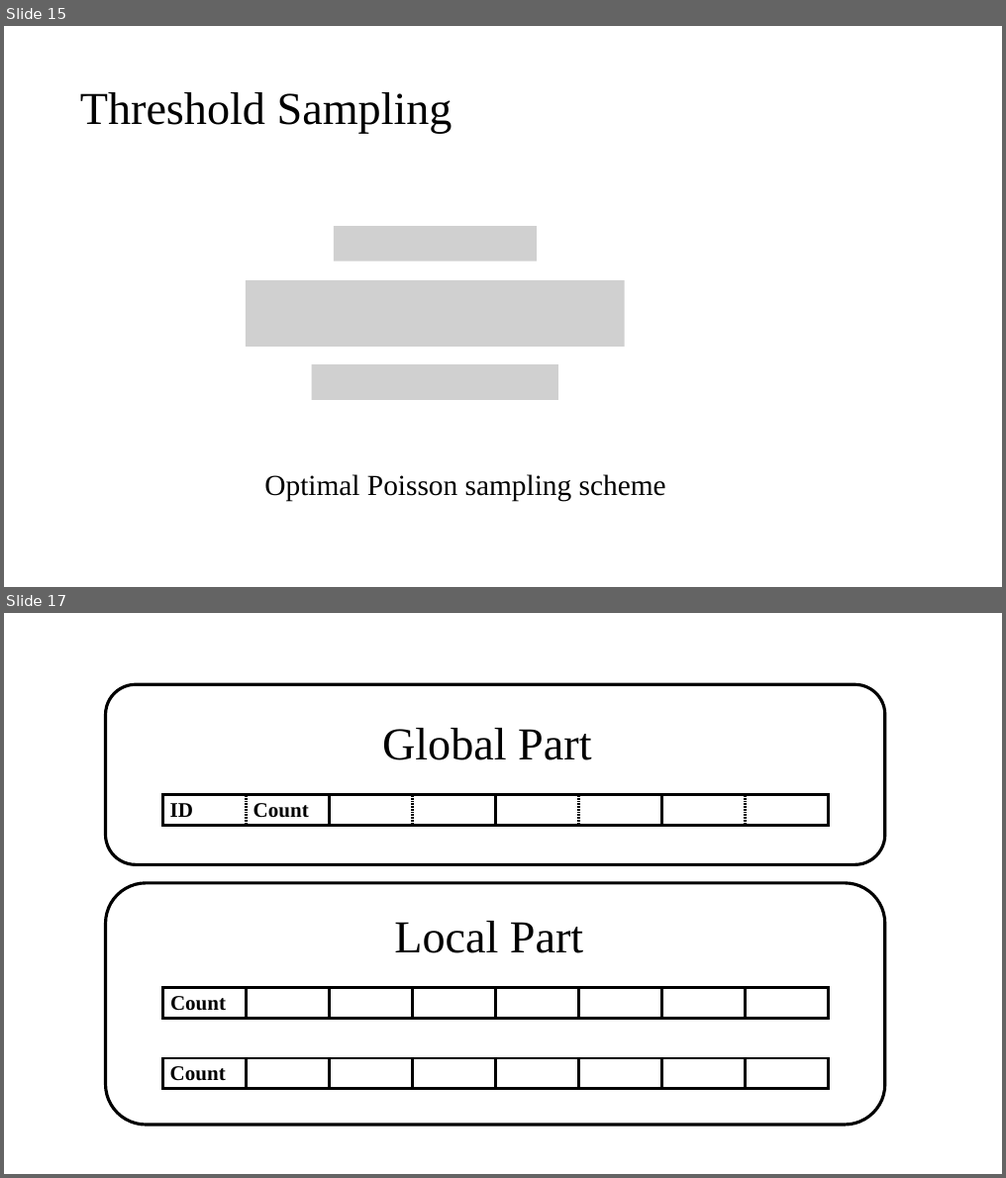
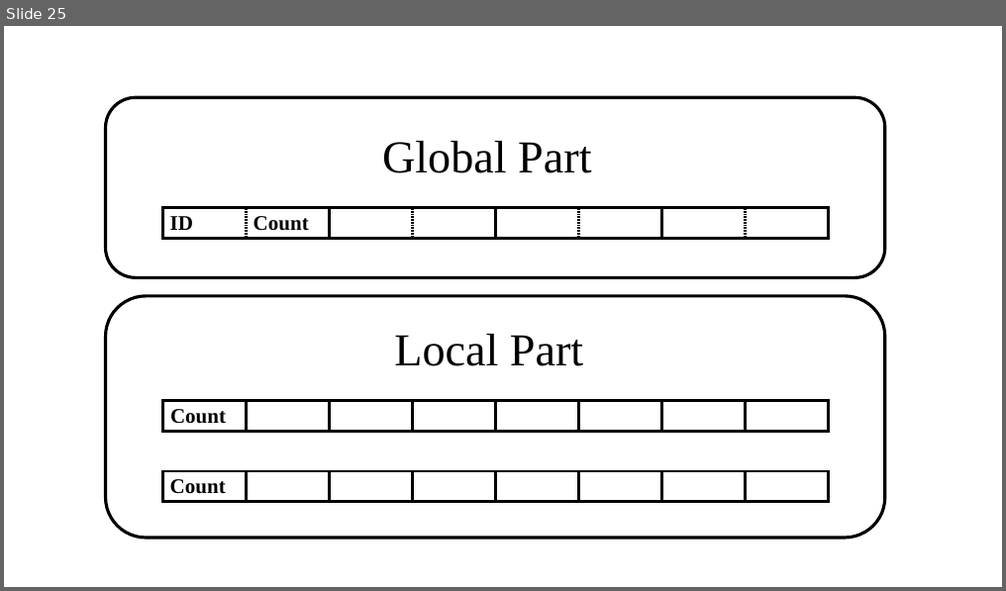
Before and after one commit to Lipox/Dimension, a slide deck: dimensions.pptx. Shown one above the other, each under a label of ours: slides 15 and 17 before the commit, slide 25 after it; the slides between them are not shown. The pictures are 1006x1178 and 1006x591 pixels, drawn with LibreOffice and Linux fonts; fonts in the diff are those of the drawing; grey boxes stand for pictures. Boxes give left, top, right and bottom in pixels: in the first picture for what was removed or moved away, otherwise in the second. Text is boxed around its words. In the diff, an @@ line names an element or a change of style, - is before the commit and + after.

```diff
--- a/dimensions.pptx
+++ b/dimensions.pptx
@@ slide 15 removed at [4, 26, 1002, 587], background #FFFFFF @@
@@ title removed at [80, 92, 452, 134] @@
-Threshold Sampling
@@ picture removed at [334, 226, 537, 261] @@
@@ picture removed at [246, 280, 625, 347] @@
@@ picture removed at [312, 366, 558, 400] @@
@@ text removed at [264, 474, 666, 501] @@
-Optimal Poisson sampling scheme
@@ what was slide 17 is now slide 25 @@
```
Also in this commit, not shown: 5 slides changed, 15 slides added, 10 other slides removed.
